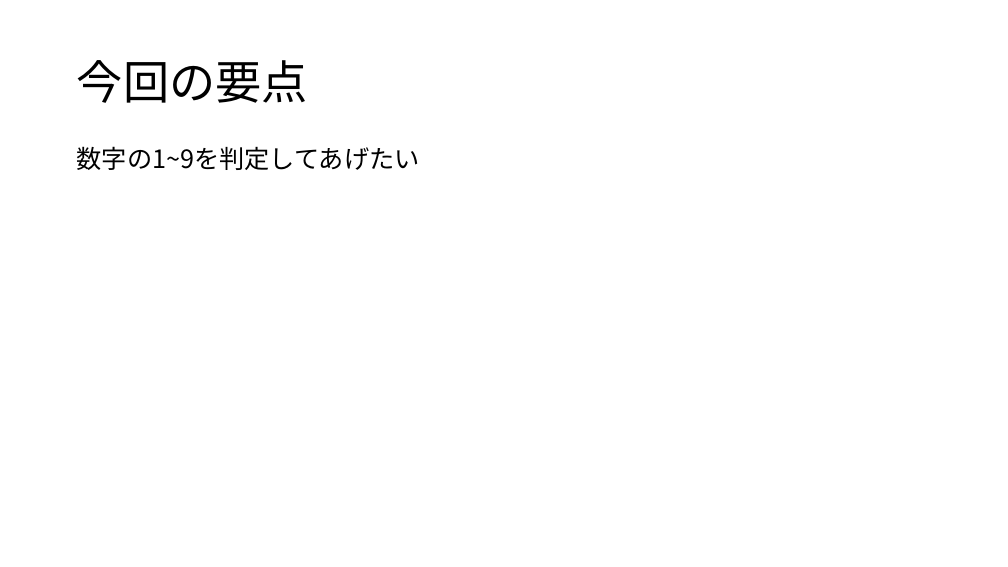
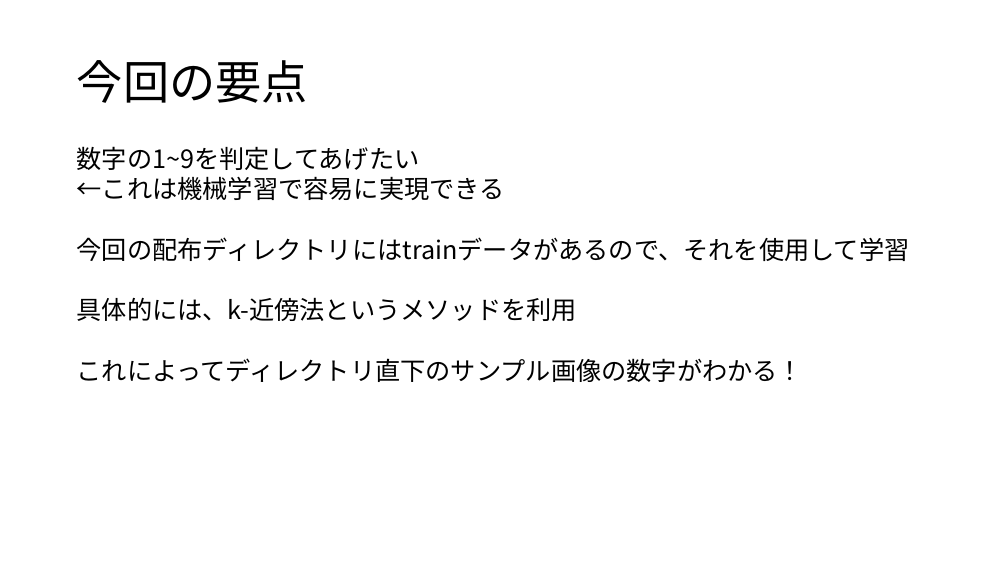
Before and after one commit to Ebichan610/univ_prog_experiment_project, a slide deck: slide 1 of python/ex11/2412747_kadai11.pptx. Drawn at 1008x567 pixels with LibreOffice and Linux fonts; fonts in the diff are those of the drawing. Boxes give left, top, right and bottom in pixels: in the first picture for what was removed or moved away, otherwise in the second. Text is boxed around its words. In the diff, an @@ line names an element or a change of style, - is before the commit and + after.

```diff
--- a/python/ex11/2412747_kadai11.pptx
+++ b/python/ex11/2412747_kadai11.pptx
@@ text at (77,176,910,382): paragraphs added @@
+←これは機械学習で容易に実現できる
+今回の配布ディレクトリにはtrainデータがあるので、それを使用して学習
+具体的には、k-近傍法というメソッドを利用
+これによってディレクトリ直下のサンプル画像の数字がわかる！
```
Also in this commit, not shown: 2 slides added, 3 other files.
